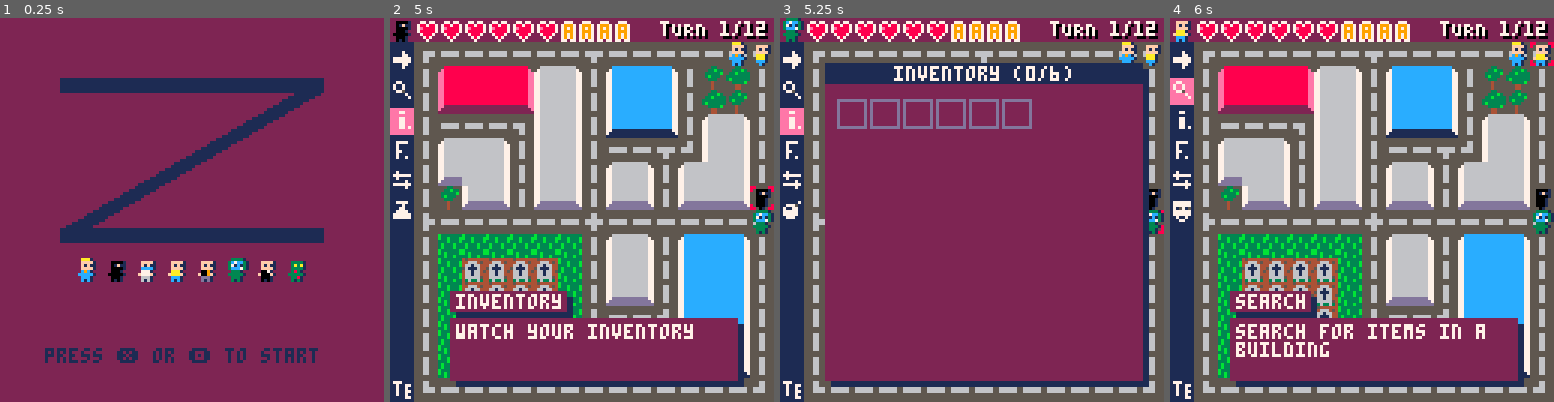
Above: before the commit, frames 1-4 (left to right).
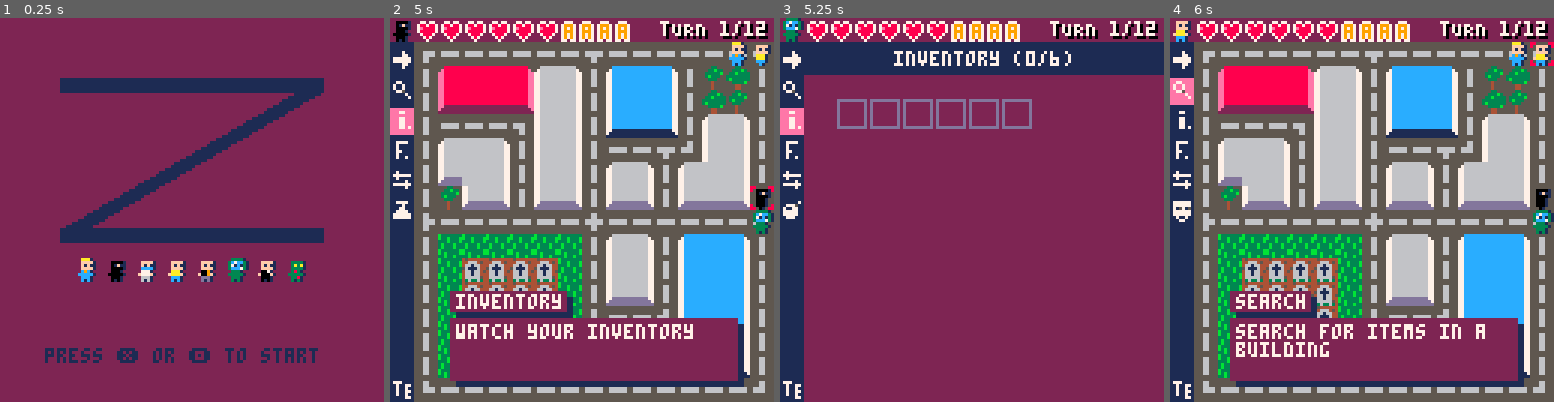
Above: after the commit, the same moments.

Repository: pixelocene/z
Game: PICO-8 cartridge z.p8
The game is run twice, just before and just after one commit, with the same random seed, the same clock (stepped at 60 frames per second) and the same inputs.
Inputs:
- Up to frame 1 (0.25 s): no input
- Up to frame 2 (5 s): tap O (Z key) at 0.33, 1.07, 2.22, 3.72 s; tap Down at 0.7 s; tap X (X key) at 1.43, 2.07, 2.82, 3.57, 4.32 s; hold Up 1.97-2.63 s; hold Right 2.68-3.02 s; hold Down 3.07-3.73 s; hold Left 3.78-4.12 s; hold Up 4.17-4.5 s; hold Left from 4.55 s (still down)
- Up to frame 3 (5.25 s): release Left at 5.05 s; tap X (X key) at 5.07 s; hold Right from 5.1 s (still down); tap O (Z key) at 5.22 s
- Up to frame 4 (6 s): tap X (X key) at 5.82 s; release Right at 5.93 s; hold Up from 5.98 s (still down)

Frames 1-2 are identical in both runs. In frame 3, 22% of the frame differs, in the area x 6-100%, y 6-100%; in frame 4, nothing differs.

Commit message:
Rewrite inventory drawing

Diff:
--- a/z.p8
+++ b/z.p8
@@ -98,7 +98,7 @@
 
 	current_action=actions[1]
 	current_inventory_selection=nil
-	inventory_actions={"use","throw"}
+	inventory_actions={}
 	current_inventory_action=1
 
 	-- init areas
@@ -220,23 +220,46 @@
 
 	if game_state=="inventory" then
 		if #p.inventory>0 then
-			if (btnp(⬅️)) current_inventory_selection-=1
-			if (btnp(➡️)) current_inventory_selection+=1
-			if (btnp(⬇️)) current_inventory_action+=1
-			if (btnp(⬆️)) current_inventory_action-=1
-
-			if current_inventory_selection > #p.inventory then
-				current_inventory_selection=1
-			end
-			if current_inventory_selection < 1 then
-				current_inventory_selection=#p.inventory
-			end
-
-			if current_inventory_action > #inventory_actions then
+			if btnp(⬅️) or btnp(➡️) then
+
+				if btnp(⬅️) then current_inventory_selection-=1 end
+				if btnp(➡️) then current_inventory_selection+=1 end
+
+				if current_inventory_selection > #p.inventory then
+					current_inventory_selection=1
+				end
+
+				if current_inventory_selection < 1 then
+					current_inventory_selection=#p.inventory
+				end
+
+				-- update object actions
+				local actions={}
+				if p.inventory[current_inventory_selection].use~=nil then
+					add(actions,"use")
+				end
+				add(actions,"throw")
+				inventory_actions=actions
 				current_inventory_action=1
-			end
-			if current_inventory_action < 1 then
-				current_inventory_action=#current_inventory_action
+
+			elseif btnp(⬇️) or btnp(⬆️) then
+
+				if btnp(⬇️) then current_inventory_action+=1 end
+				if btnp(⬆️) then current_inventory_action-=1 end
+
+				if current_inventory_action > #inventory_actions then
+					current_inventory_action=1
+				end
+				if current_inventory_action < 1 then
+					current_inventory_action=#current_inventory_action
+				end
+
+				printh(inventory_actions[current_inventory_action])
+
+			elseif btnp(🅾️) then
+				if inventory_actions[current_inventory_action]=="throw" then
+					deli(p.inventory,current_inventory_selection)
+				end
 			end
 		end
 
@@ -340,13 +364,12 @@
 	end
 
 	if game_state=="inventory" then
-		rectfill(17,17,122,122,1)
-		rectfill(15,15,120,120,2)
-		rectfill(15,15,120,21,1)
+		rectfill(8,8,127,127,2)
+		rectfill(8,8,127,18,1)
 
 		print(
 			"inventory ("..#p.inventory.."/"..p.max_inventory_size..")",
-			38,16,7
+			38,11,7
 		)
 
 		for i=1,p.max_inventory_size do
@@ -376,26 +399,20 @@
 			print(o.description,20,60,7)
 
 			local box_x=82
-			local box_y=95
-			local box_w=35
-			local box_h=22
+			local box_y=127-8-#inventory_actions*9
+			local box_w=42
+			local box_h=#inventory_actions*8+12 --@todo fix the height
 
 			line(box_x+1,box_y,box_x+box_w-1,box_y,1)
 			line(box_x+1,box_y+box_h,box_x+box_w-1,box_y+box_h,1)
 			line(box_x,box_y+1,box_x,box_y+box_h-1,1)
 			line(box_x+box_w,box_y+1,box_x+box_w,box_y+box_h-1,1)
 
-			print("use",box_x+6,box_y+6,0)
-			if inventory_actions[current_inventory_action]=="use" then
-				print("use",box_x+5,box_y+5,7)
-			else
-				print("use",box_x+5,box_y+5,6)
-			end
-			print("throw",box_x+6,box_y+6+8,0)
-			if inventory_actions[current_inventory_action]=="throw" then
-				print("throw",box_x+5,box_y+5+8,7)
-			else
-				print("throw",box_x+5,box_y+5+8,6)
+			for i,action in ipairs(inventory_actions) do
+				local c=6
+				if inventory_actions[current_inventory_action]==action then c=7 end
+				print(action,box_x+6,box_y+6+(i-1)*8,1)
+				print(action,box_x+5,box_y+5+(i-1)*8,c)
 			end
 
 		end
